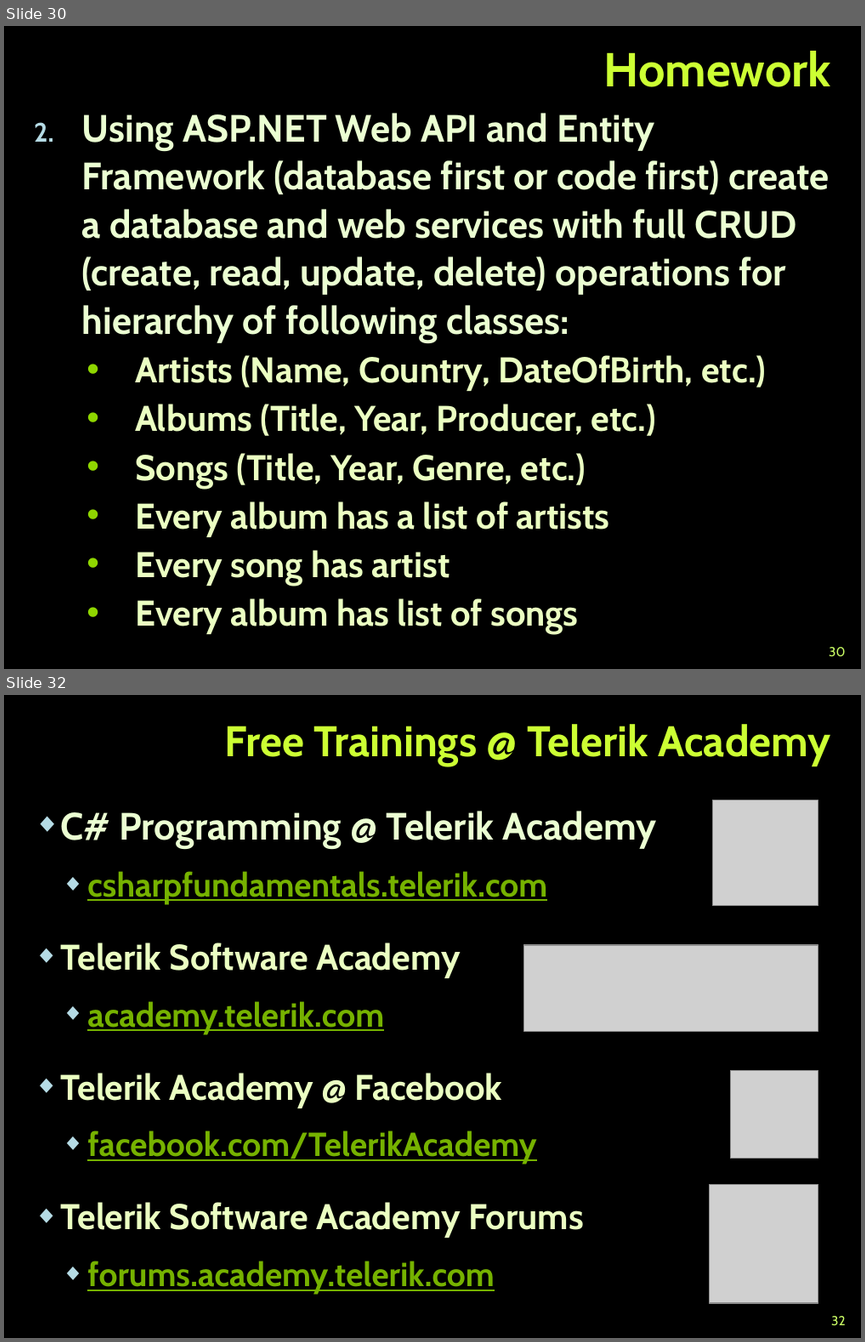
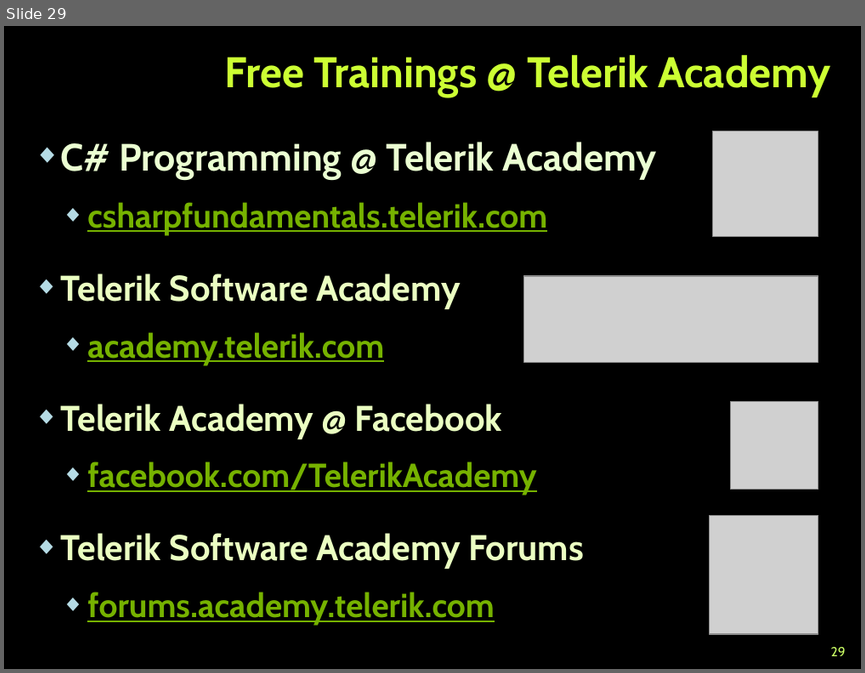
Before and after one commit to TelerikAcademy/Web-Services-and-Cloud, a slide deck: 2. ASP.NET-Web-API/ASP.NET-Web-API.pptx. Shown one above the other, each under a label of ours: slides 30 and 32 before the commit, slide 29 after it; the slides between them are not shown. The pictures are 865x1342 and 865x673 pixels, drawn with LibreOffice and Linux fonts; fonts in the diff are those of the drawing; grey boxes stand for pictures; background and template pictures are left out. Boxes give left, top, right and bottom in pixels: in the first picture for what was removed or moved away, otherwise in the second. Text is boxed around its words. In the diff, an @@ line names an element or a change of style, - is before the commit and + after.

```diff
--- a/2. ASP.NET-Web-API/ASP.NET-Web-API.pptx
+++ b/2. ASP.NET-Web-API/ASP.NET-Web-API.pptx
@@ slide 30 removed at (4,26,861,669), background picture (left out) @@
@@ title removed at (604,51,831,87) @@
-Homework
@@ text removed at (82,113,829,634) @@
-2. Using ASP.NET Web API and Entity Framework (database first or code first) create a database and web services with full CRUD (create, read, update, delete) operations for hierarchy of following classes:
-  • Artists (Name, Country, DateOfBirth, etc.)
-  • Albums (Title, Year, Producer, etc.)
-  • Songs (Title, Year, Genre, etc.)
-  • Every album has a list of artists
-  • Every song has artist
-  • Every album has list of songs
@@ page number removed at (828,646,845,657) @@
-30
@@ what was slide 32 is now slide 29 @@
@@ page number at (831,646,846,656): text changed @@
-32
+29
```
Also in this commit, not shown: 2 other slides removed, 1 other file.
